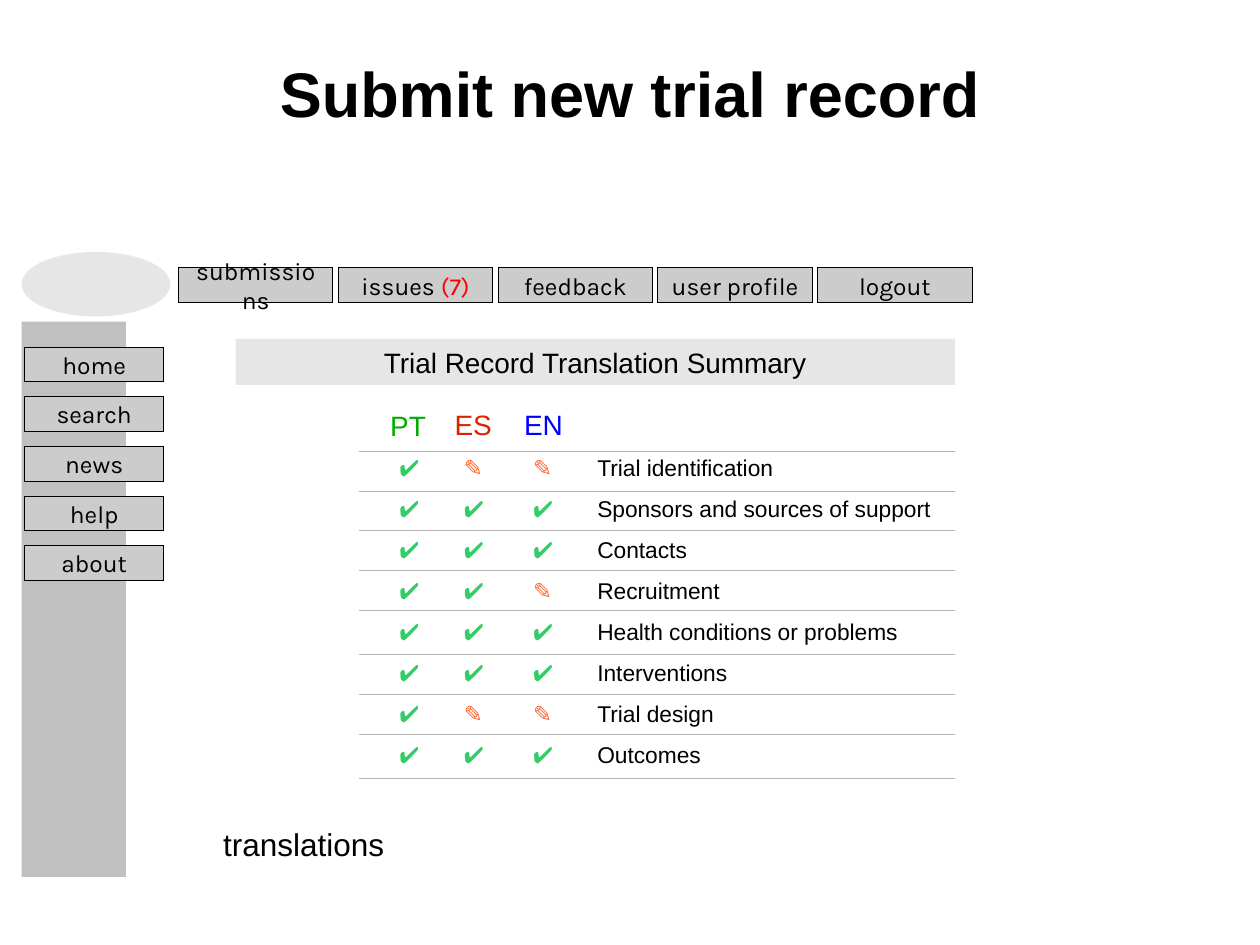
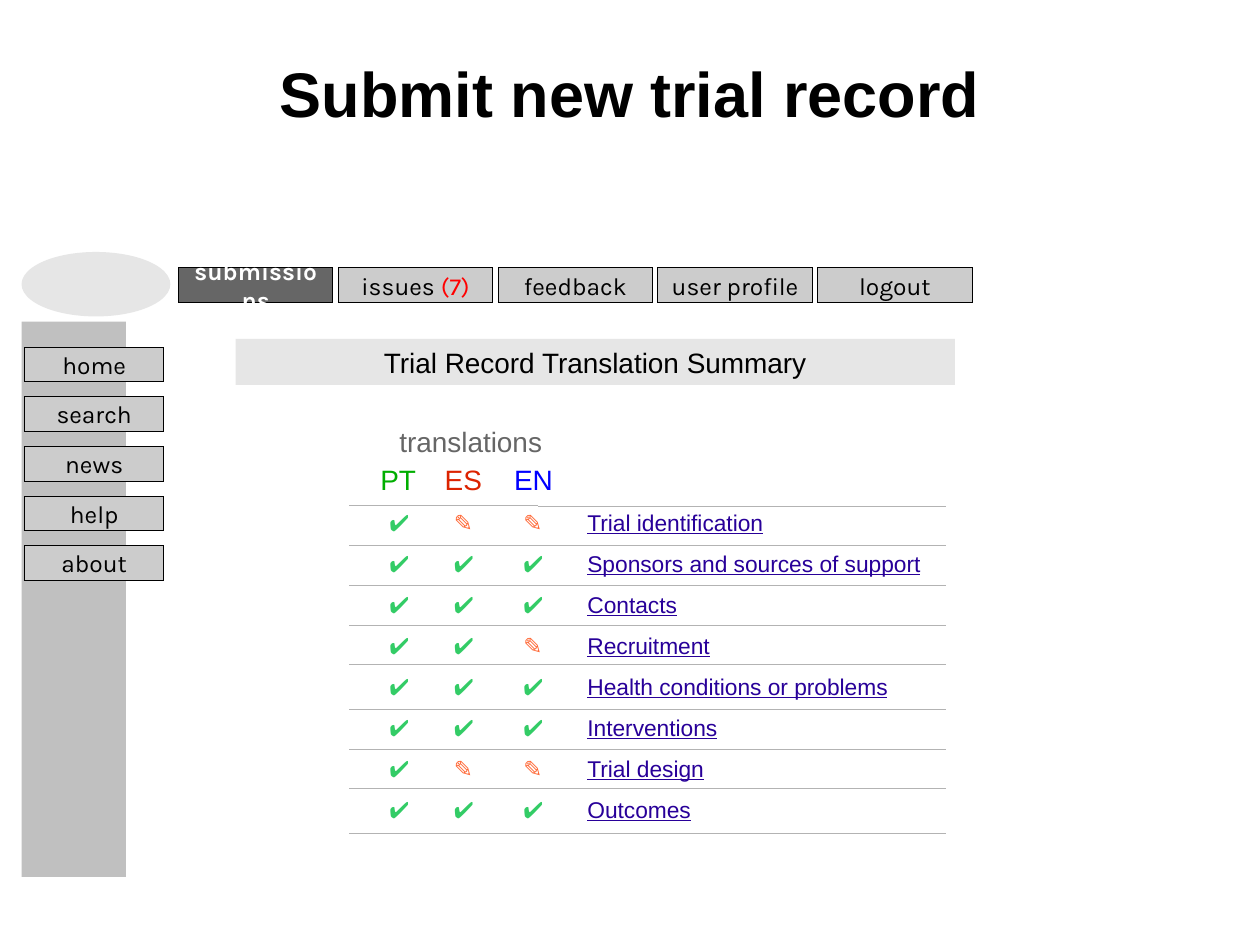
Before and after one commit to bireme/opentrials, a slide deck: slide 3 of docs/wireframes-2009-11.odp (slide 4 before the commit). Drawn at 1260x945 pixels with LibreOffice and Linux fonts; fonts in the diff are those of the drawing; background and template pictures are left out. Boxes give left, top, right and bottom in pixels: in the first picture for what was removed or moved away, otherwise in the second. Text is boxed around its words. In the diff, an @@ line names an element or a change of style, - is before the commit and + after.

```diff
--- a/docs/wireframes-2009-11.odp
+++ b/docs/wireframes-2009-11.odp
@@ rectangle "submissions" at box(179, 268, 334, 304): text colour #000000 to #FFFFFF, bold on; fill #CCCCCC to #666666 @@
@@ text "translations": place and size @@
-text "translations" at box(223, 833, 384, 857)
+text "translations" at box(399, 431, 542, 453)
@@ text "translations" at box(399, 431, 542, 453): size 18 to 16 pt, text colour #000000 to #666666 @@
@@ 7 texts: place and size @@
-7 texts at box(387, 415, 931, 775)
+7 texts at box(377, 470, 921, 829)
@@ text "Trial identification" at box(587, 514, 921, 821): text colour #000000 to #280099, underline on @@
@@ line moved from (359, 655) - (955, 655) to (350, 665) - (945, 665) @@
@@ 6 lines: place and size @@
-6 lines at box(359, 491, 955, 735)
+6 lines at box(350, 507, 945, 748)
@@ line moved from (359, 779) - (955, 779) to (350, 789) - (945, 789) @@
@@ line moved from (359, 451) - (955, 451) to (350, 833) - (945, 833) @@
```
Also in this commit, not shown: 3 other slides changed, 4 slides added, 2 slides removed, 1 other file.
